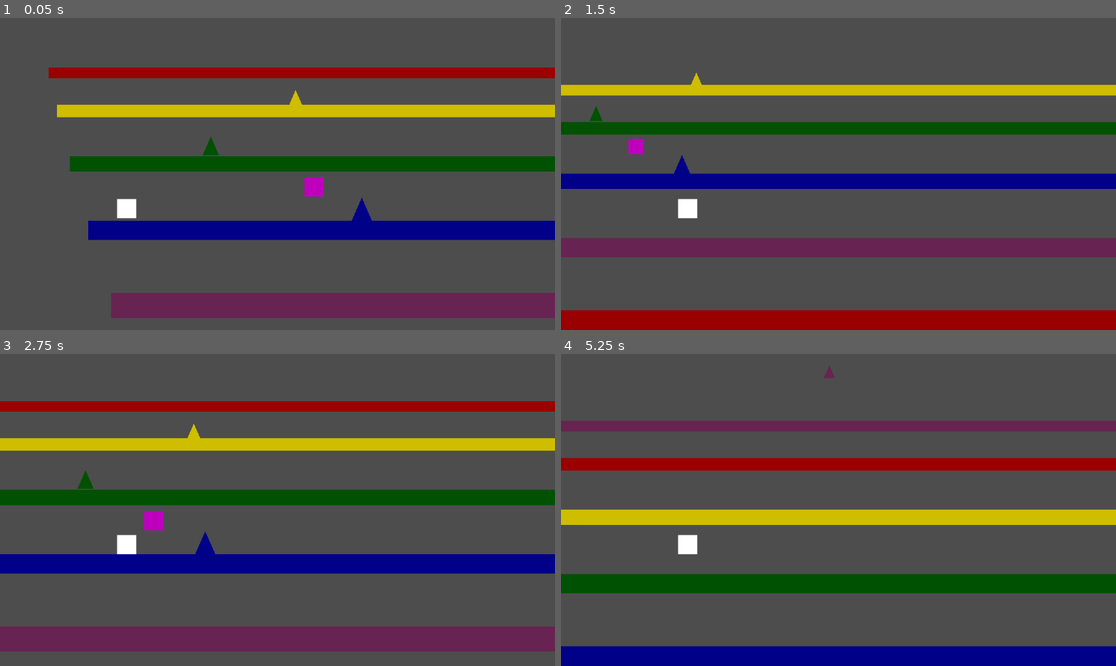
Above: before the commit, frames 1-4 (two rows, left to right).
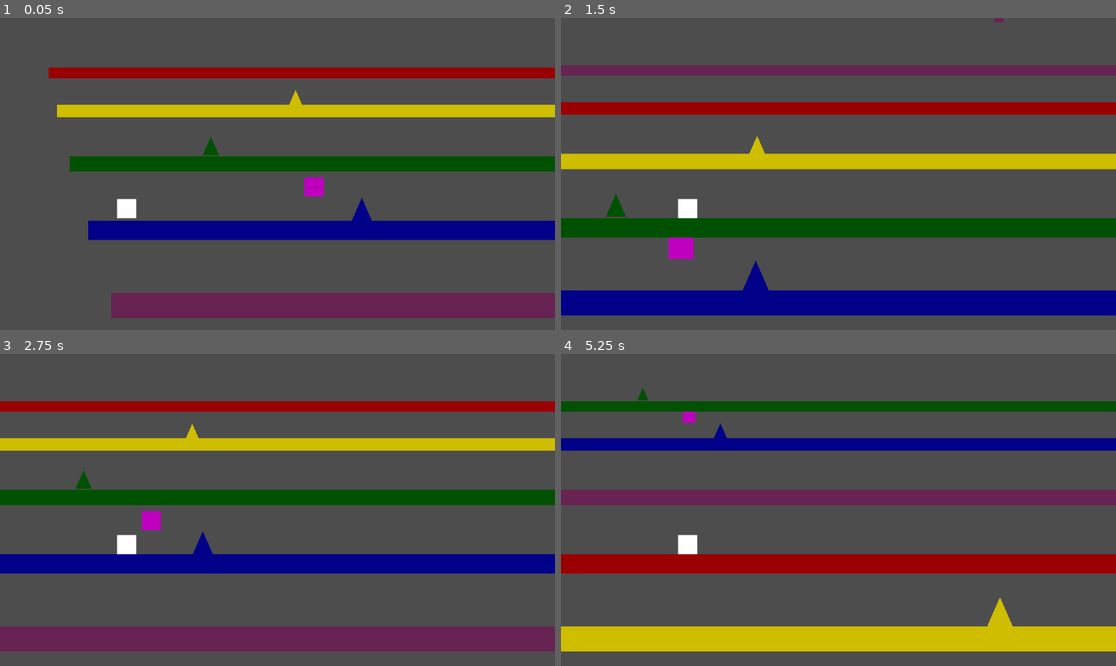
Above: after the commit, the same moments.

Repository: thomasWkr/pogoland
Game: Godot game, scene res://Main.tscn
Same seed, same stepped clock (60 frames per second), same inputs: the game is played once before the commit and once after it.
Inputs:
- Up to frame 1 (0.05 s): no input
- Up to frame 2 (1.5 s): tap Right (Drop Layer, bound only before the commit) at 0.6 s; tap Up (jump) at 0.77 s; tap Left (Lift Layer, bound only before the commit) at 0.8, 1.35 s
- Up to frame 3 (2.75 s): tap Up (jump) at 1.52 s; tap Right (Drop Layer, bound only before the commit) at 1.55, 2.1 s; tap Left (Lift Layer, bound only before the commit) at 2.3 s
- Up to frame 4 (5.25 s): tap Left (Lift Layer, bound only before the commit) at 2.85, 3.8, 4.35 s; tap Up (jump) at 3.02, 3.77, 4.52 s; tap Right (Drop Layer, bound only before the commit) at 3.05, 3.6, 4.55, 5.1 s

The runs differ from the first frame. In frame 1, less than 0.1% of the frame differs, in the area x 38-55%, y 24-40%; in frame 2, 51%, in the area x 0-100%, y 0-100%; in frame 3, 0.2%; in frame 4, 51%.

Commit message:
new mapping

Diff:
--- a/Scenes/Characters/pc.gd
+++ b/Scenes/Characters/pc.gd
@@ -14,6 +14,9 @@
 
 const SPEED = 300.0
 const JUMP_VELOCITY = -400.0
+const GRAVITY = 900.0
+const ASCEND_MULTIPLIER = 2  # Controls the ascend speed (higher = faster)
+const DESCEND_MULTIPLIER = 0.6 # Controls the descend speed (lower = slower)
 const PARALLAXES_TOTAL = 4
 const LAYERS_TOTAL = 4
 
@@ -29,8 +32,15 @@
 	if (global_position.y >= 500):
 		death()
 	# Add the gravity.
+	#if not is_on_floor():
+	#	velocity += get_gravity() * delta
+
+	# Apply gravity only when not on the floor
 	if not is_on_floor():
-		velocity += get_gravity() * delta
+		if velocity.y < 0:  # Ascending
+			velocity.y += GRAVITY * delta * ASCEND_MULTIPLIER
+		else:  # Descending
+			velocity.y += GRAVITY * delta * DESCEND_MULTIPLIER
 
 	# Handle jump.
 	if Input.is_action_just_pressed("jump"):
@@ -40,17 +50,17 @@
 			velocity.y = JUMP_VELOCITY
 			bird.pogoed = true
 
-	if Input.is_action_just_pressed("Lift Layer"):
-		lift_layer()
+	if Input.is_action_just_pressed("Drop Player"):
+		drop_player()
 
-	if Input.is_action_just_pressed('Drop Layer'):
-		drop_layer()
+	if Input.is_action_just_pressed('Lift Player'):
+		lift_player()
 
 	velocity.x = SPEED
 
 	move_and_slide()
 
-func lift_layer() -> void:
+func drop_player() -> void:
 	var layer1 = main_scene.get_child(2)
 	var layer2 = parallax_layer.get_child(0)
 	var layer3 = parallax_layer2.get_child(0)
@@ -77,7 +87,7 @@
 	layer2.reparent(parallax_layer2)
 	layer1.reparent(parallax_layer)
 
-func drop_layer() -> void:
+func lift_player() -> void:
 	var layer1 = main_scene.get_child(2)
 	var layer2 = parallax_layer.get_child(0)
 	var layer3 = parallax_layer2.get_child(0)
--- a/project.godot
+++ b/project.godot
@@ -24,16 +24,16 @@
 , Object(InputEventKey,"resource_local_to_scene":false,"resource_name":"","device":-1,"window_id":0,"alt_pressed":false …(182 unchanged characters)…
 ]
 }
-"Lift Layer"={
+"Drop Player"={
 "deadzone": 0.5,
-"events": [Object(InputEventKey,"resource_local_to_scene":false,"resource_name":"","device":-1,"window_id":0,"alt_pressed":false,"shift_pressed":false,"ctrl_pressed":false,"meta_pressed":false,"pressed":false,"keycode":0,"physical_keycode":4194319,"key_label":0,"unicode":0,"location":0,"echo":false,"script":null)
-, Object(InputEventKey,"resource_local_to_scene":false,"reso …(132 unchanged characters)… ":false,"keycode":0,"physical_keycode":65,"key_label":0,"unicode":97,"location":0,"echo":false,"script":null)
+"events": [Object(InputEventKey,"resource_local_to_scene":false,"resource_name":"","device":0,"window_id":0,"alt_pressed":false,"shift_pressed":false,"ctrl_pressed":false,"meta_pressed":false,"pressed":false,"keycode":0,"physical_keycode":4194321,"key_label":0,"unicode":0,"location":0,"echo":false,"script":null)
+, Object(InputEventKey,"resource_local_to_scene":false,"reso …(132 unchanged characters)… ":false,"keycode":0,"physical_keycode":68,"key_label":0,"unicode":100,"location":0,"echo":false,"script":null)
 ]
 }
-"Drop Layer"={
+"Lift Player"={
 "deadzone": 0.5,
-"events": [Object(InputEventKey,"resource_local_to_scene":false,"resource_name":"","device":-1,"window_id":0,"alt_pressed":false,"shift_pressed":false,"ctrl_pressed":false,"meta_pressed":false,"pressed":false,"keycode":0,"physical_keycode":4194321,"key_label":0,"unicode":0,"location":0,"echo":false,"script":null)
-, Object(InputEventKey,"resource_local_to_scene":false,"reso …(132 unchanged characters)… ":false,"keycode":0,"physical_keycode":68,"key_label":0,"unicode":100,"location":0,"echo":false,"script":null)
+"events": [Object(InputEventKey,"resource_local_to_scene":false,"resource_name":"","device":0,"window_id":0,"alt_pressed":false,"shift_pressed":false,"ctrl_pressed":false,"meta_pressed":false,"pressed":false,"keycode":0,"physical_keycode":4194319,"key_label":0,"unicode":0,"location":0,"echo":false,"script":null)
+, Object(InputEventKey,"resource_local_to_scene":false,"reso …(132 unchanged characters)… ":false,"keycode":0,"physical_keycode":65,"key_label":0,"unicode":97,"location":0,"echo":false,"script":null)
 ]
 }
 
